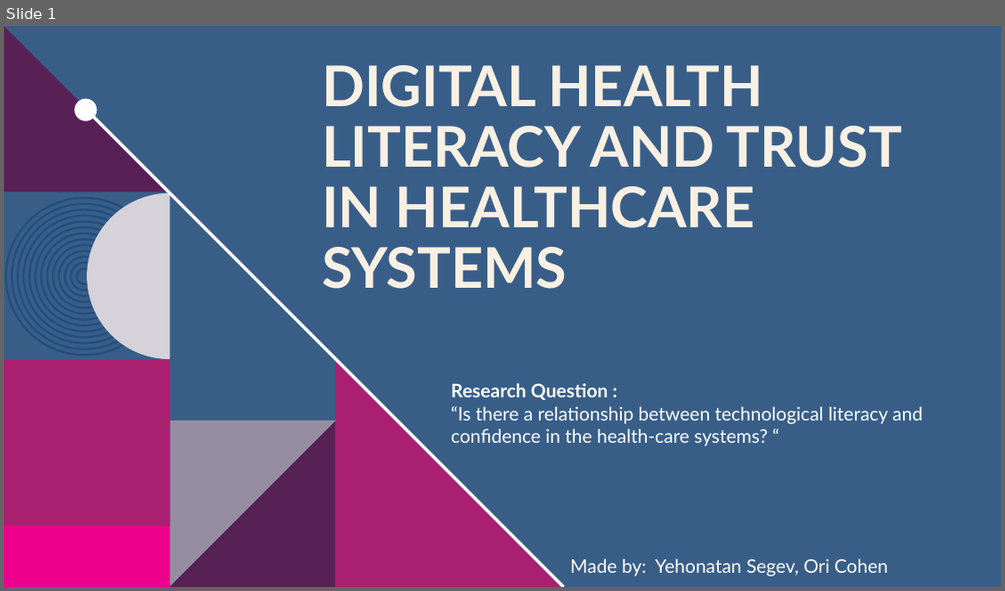
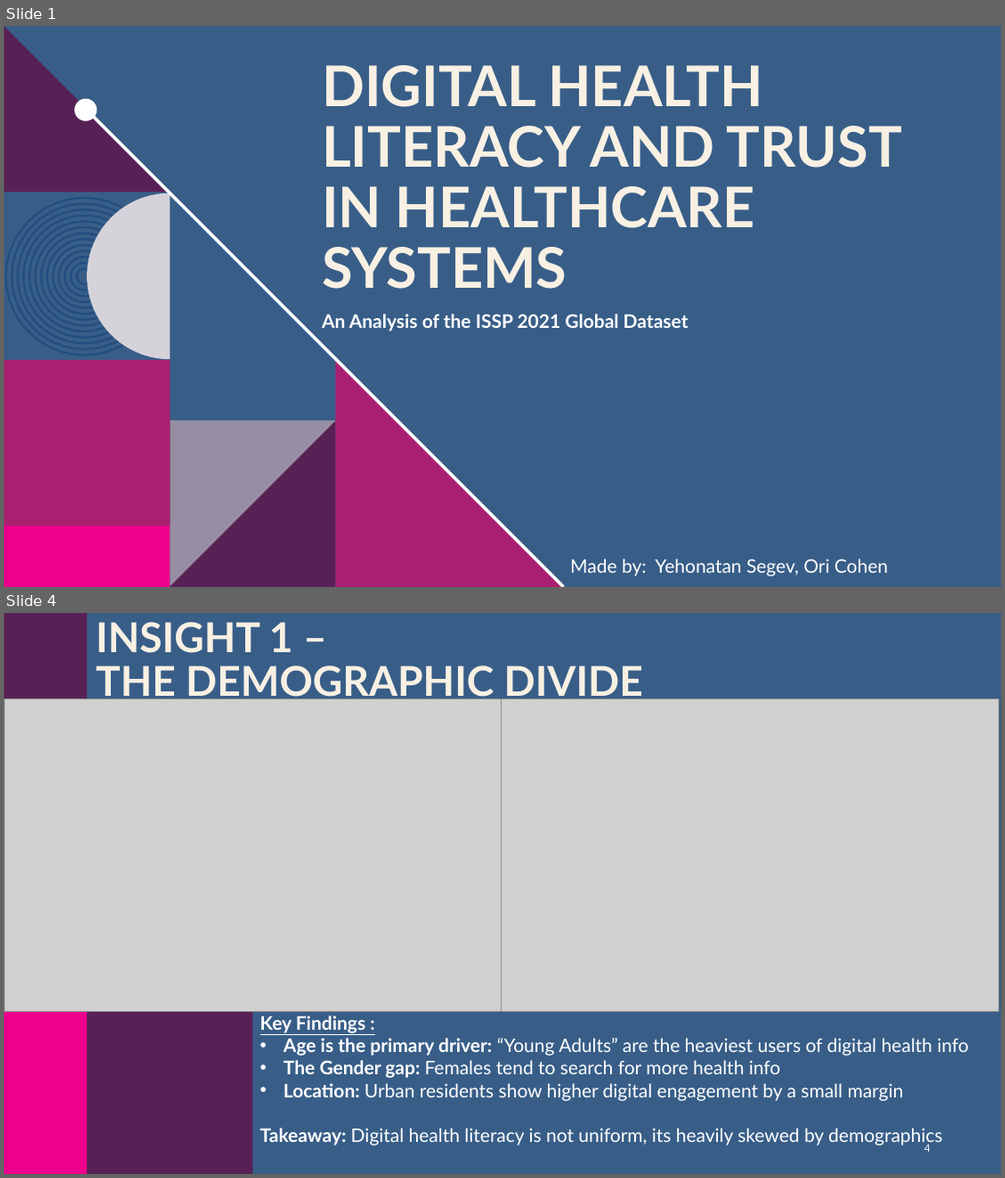
Before and after one commit to yonatanzxc123/ISSP-Health-Data-Analysis, a slide deck: Digital Health Literacy and Trust in Healthcare Systems.pptx. Shown one above the other, each under a label of ours: slide 1 before the commit, slides 1 and 4 after it; the slides between them are not shown. The pictures are 1005x591 and 1005x1178 pixels, drawn with LibreOffice and Linux fonts; fonts in the diff are those of the drawing; grey boxes stand for pictures; background and template pictures are left out. Boxes give left, top, right and bottom in pixels: in the first picture for what was removed or moved away, otherwise in the second. Text is boxed around its words. In the diff, an @@ line names an element or a change of style, - is before the commit and + after.

```diff
--- a/Digital Health Literacy and Trust in Healthcare Systems.pptx
+++ b/Digital Health Literacy and Trust in Healthcare Systems.pptx
@@ slide 4 added at bbox=[4, 613, 1001, 1174], background #385E88 @@
@@ title added at bbox=[96, 622, 643, 704], 39.6 pt, text #F8F0E3, bold @@
+INSIGHT 1 –
+THE DEMOGRAPHIC DIVIDE
@@ picture added at bbox=[4, 699, 502, 1011] @@
@@ picture added at bbox=[502, 699, 998, 1011] @@
@@ group added at bbox=[4, 613, 87, 1174]: 4 rectangles @@
@@ freeform shape added at bbox=[87, 844, 253, 1011], fill #AA2070 @@
@@ rectangle added at bbox=[87, 1011, 253, 1174], fill #582156 @@
@@ text added at bbox=[260, 1015, 969, 1146], 18 pt, text #FFFFFF @@
+Key Findings :
+• Age is the primary driver: “Young Adults” are the heaviest users of digital health info
+• The Gender gap: Females tend to search for more health info
+• Location: Urban residents show higher digital engagement by a small margin
+Takeaway: Digital health literacy is not uniform, its heavily skewed by demographics
@@ page number added at bbox=[924, 1143, 930, 1151], 10 pt, text #FFFFFF @@
+4
@@ slide 1 changed as well @@
@@ text at bbox=[322, 313, 688, 331]: text changed; bold on @@
-Research Question :
-“Is there a relationship between technological literacy and confidence in the health-care systems? “
+An Analysis of the ISSP 2021 Global Dataset
```
Also in this commit, not shown: 7 other slides added, 4 slides removed, 1 other file.
